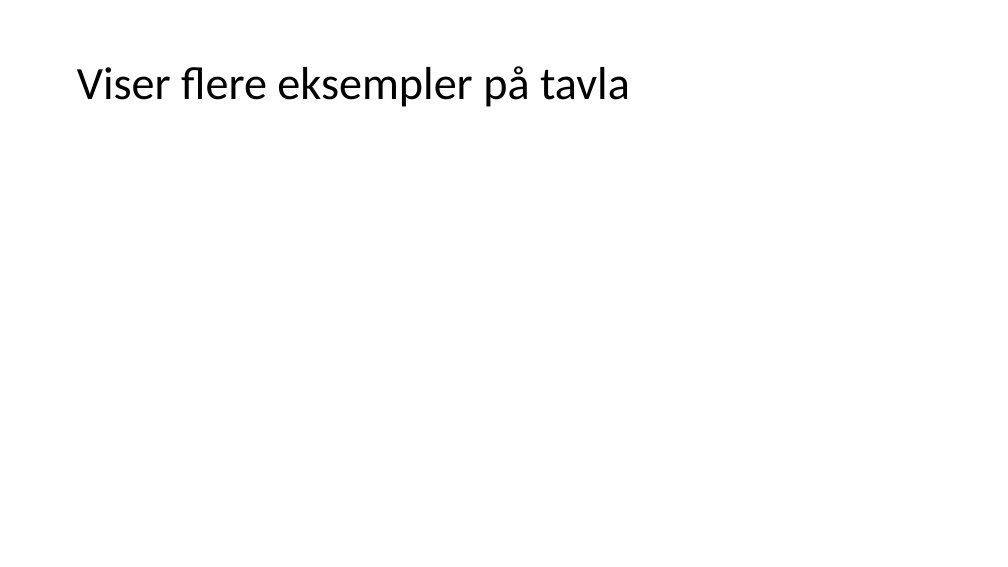
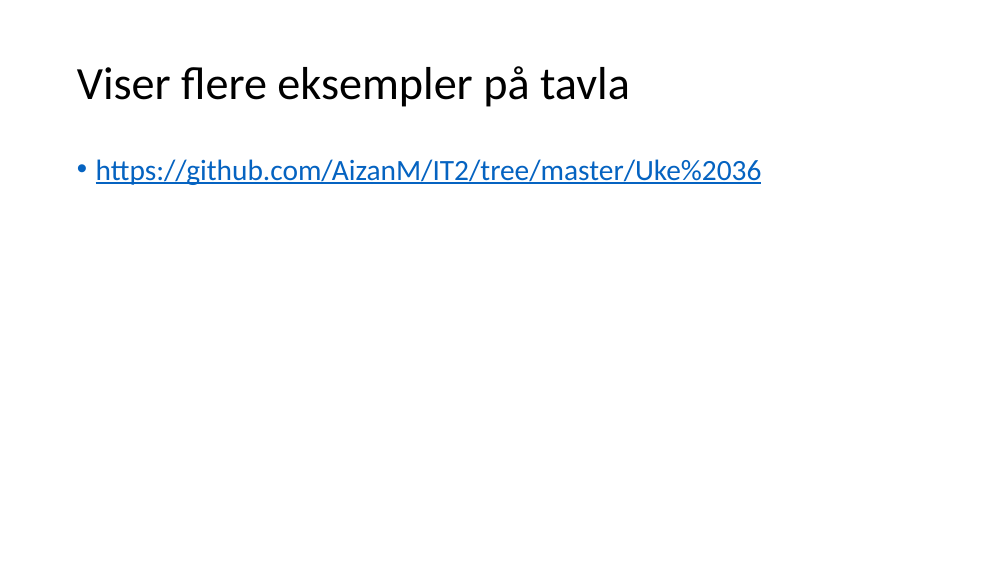
Before and after one commit to AizanM/IT2, a slide deck: slide 14 of Uke 36/Uke 36.pptx. Drawn at 1008x567 pixels with LibreOffice and Linux fonts; fonts in the diff are those of the drawing. Boxes give left, top, right and bottom in pixels: in the first picture for what was removed or moved away, otherwise in the second. Text is boxed around its words. In the diff, an @@ line names an element or a change of style, - is before the commit and + after.

Commit message:
PPT-presentasjon Tester

```diff
--- a/Uke 36/Uke 36.pptx
+++ b/Uke 36/Uke 36.pptx
@@ text added at (96, 159, 762, 185), 28 pt, text #0563C1, underline @@
+• https://github.com/AizanM/IT2/tree/master/Uke%2036
```
